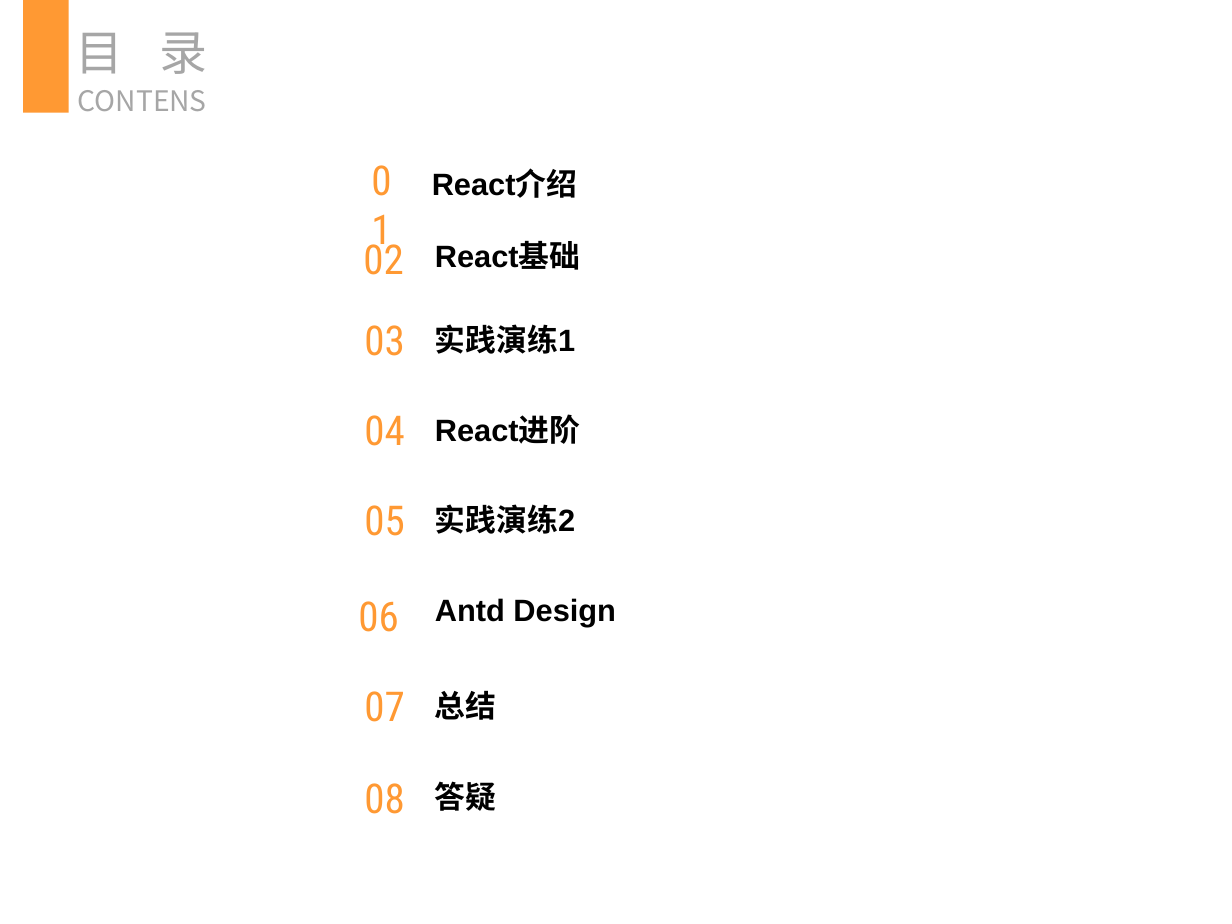
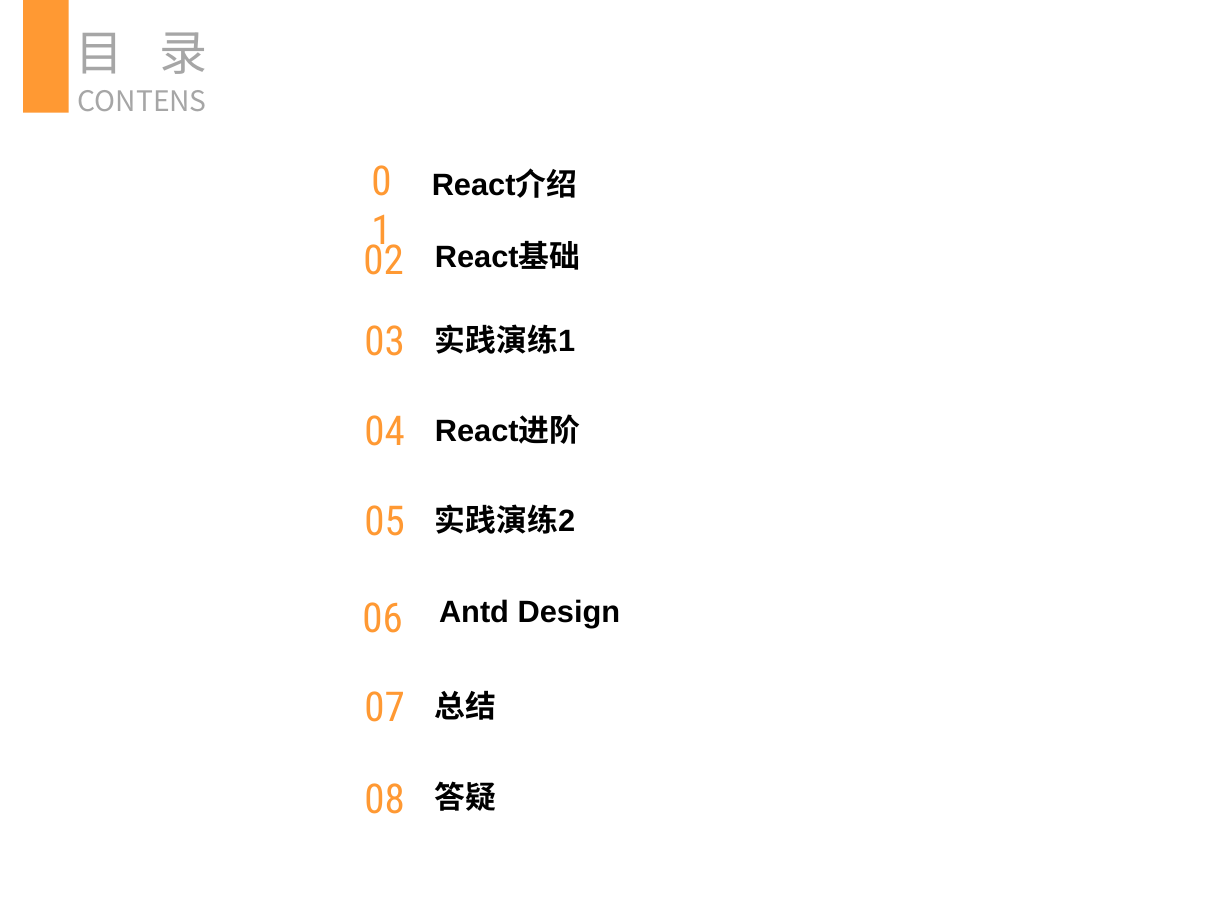
Before and after one commit to chenqiuli/JY-peixun-1, a slide deck: slide 3 of PPT内容-20240103-2.pptx. Drawn at 1232x924 pixels with LibreOffice and Linux fonts; fonts in the diff are those of the drawing; background and template pictures are left out. Boxes give left, top, right and bottom in pixels: in the first picture for what was removed or moved away, otherwise in the second. Text is boxed around its words. In the diff, an @@ line names an element or a change of style, - is before the commit and + after.

```diff
--- a/PPT内容-20240103-2.pptx
+++ b/PPT内容-20240103-2.pptx
@@ text "06": place and size @@
-text "06" at box(358, 601, 399, 632)
+text "06" at box(362, 602, 403, 633)
@@ text "Antd Design": place and size @@
-text "Antd Design" at box(435, 598, 616, 627)
+text "Antd Design" at box(439, 599, 621, 627)
```
Also in this commit, not shown: 4 other slides changed, 2 other files.
